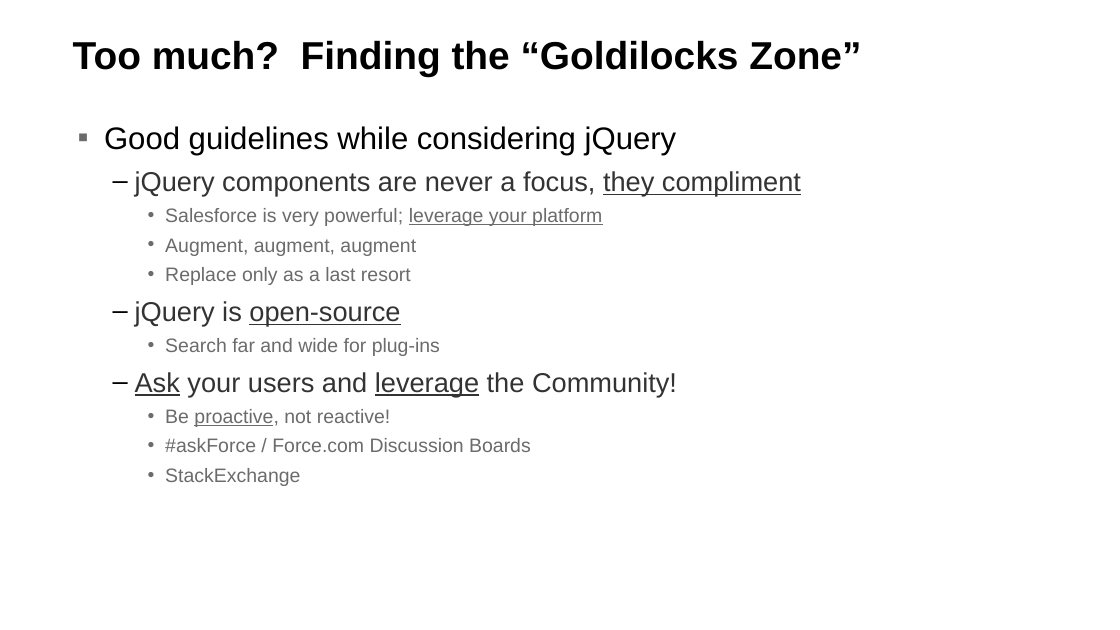
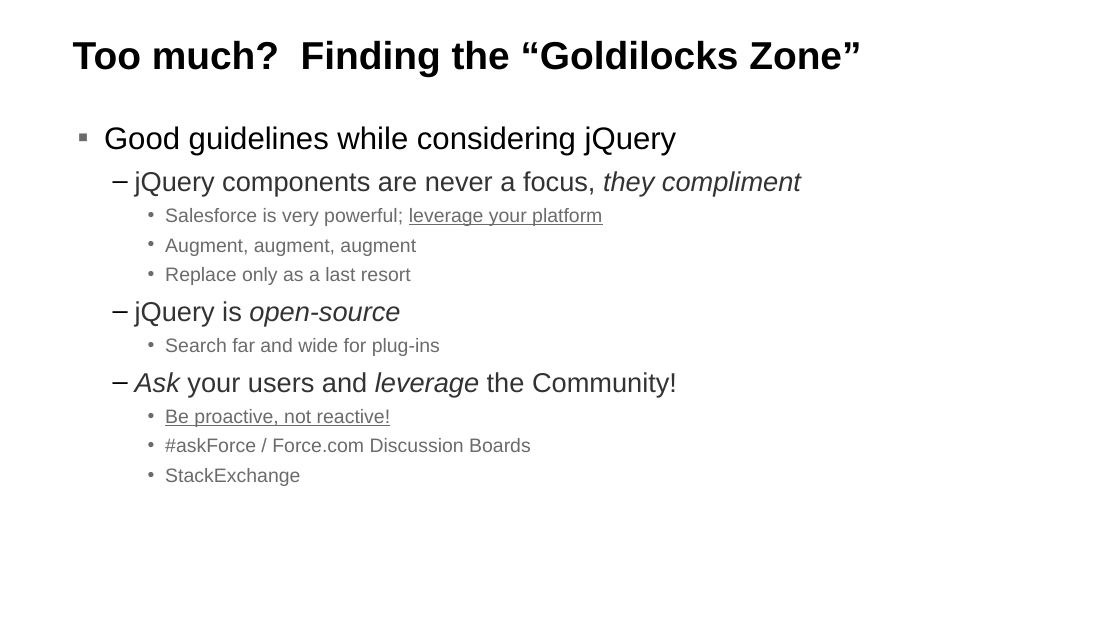
Before and after one commit to techman97/SFDC_Code, a slide deck: slide 10 of 16x9_DF2012_v3 - jQuery.pptx. Drawn at 1120x630 pixels with LibreOffice and Linux fonts; fonts in the diff are those of the drawing; background and template pictures are left out. Boxes give left, top, right and bottom in pixels: in the first picture for what was removed or moved away, otherwise in the second. Text is boxed around its words. In the diff, an @@ line names an element or a change of style, - is before the commit and + after.

```diff
--- a/16x9_DF2012_v3 - jQuery.pptx
+++ b/16x9_DF2012_v3 - jQuery.pptx
@@ text at box(135, 171, 801, 427): italic on, underline off in "they compliment", "open-source", "Ask leverage"; underline on in "Be proactive, not reactive!" @@
```
Also in this commit, not shown: 6 other slides changed, 2 other files.
